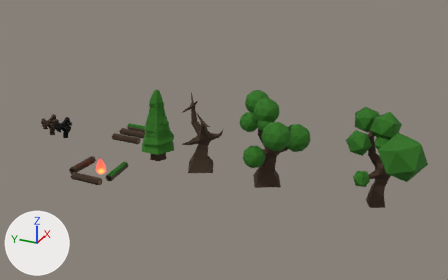
The Blender file Objects/Trees/Trees.blend: old version first, new version second.
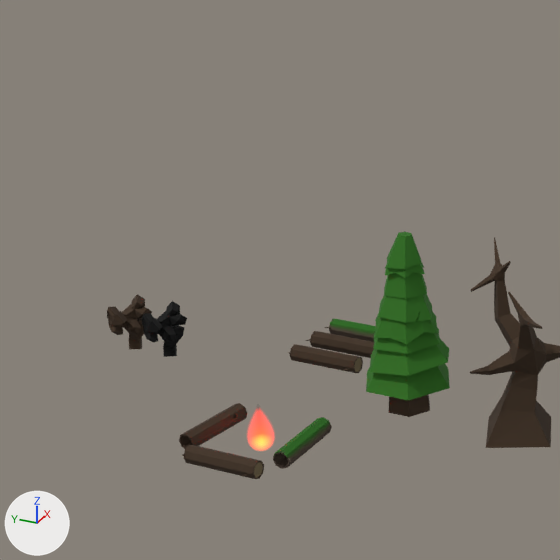
Each version appears first whole from a camera (50 mm lens) standing at (-52.9, -44.1, 30.0) and looking at (-0.6, -20.6, 3.8), and next in a close-up on the part from 0% to 48% of the width and 0% to 77% of the height. Arrows for +X, +Y and +Z are at lower left; the lights stay in place.
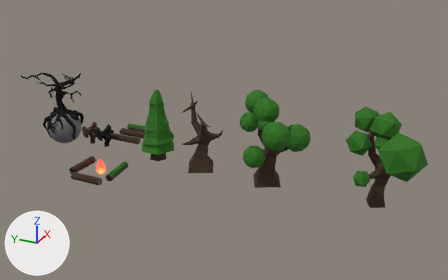
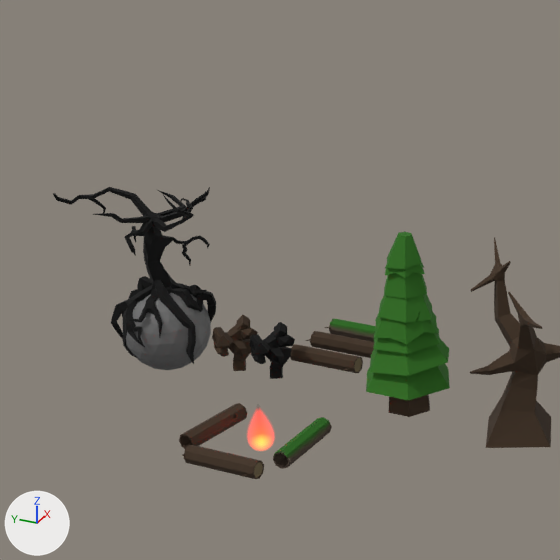
Location of each change, [x1, y1, x2, y2] in pixels of the close-ups (560 x 560 px):
'Cube.005', added: after [53, 187, 216, 364]
'Icosphere.014', added: after [126, 293, 211, 370]
'Cube.004', moved: before [142, 301, 187, 357]; after [250, 322, 295, 379]
'Cube.003', moved: before [107, 294, 152, 349]; after [212, 315, 258, 371]

Edits to the bpy script that builds the scene:
```text
Add mat_material_002:
    mat_material_002 = principled_material('Material.002')
    mat_material_002.base_color = (0.145, 0.145, 0.145)  # dark grey #6a6a6a
Add me_cube_005:
    me_cube_005.from_pydata(...)  # 2460 vertices, 2488 faces, 1 loose edge; spans x -2.23..3.05, y -2.57..3.5, z -3.39..4.53
    me_cube_005.materials.append(mat_wood_3)
Add me_icosphere_015:
    me_icosphere_015.from_pydata(...)  # 666 vertices, 1304 faces; spans x -1.0..1.0, y -1.0..1.0, z -1.0..1.0
    me_icosphere_015.materials.append(mat_material_002)  # dark grey #6a6a6a
Change ob_cube_003:
    ob_cube_003.location: (0.0, 1.94, 0.0) -> (0.0, -3.78, 0.0)
Change ob_cube_004:
    ob_cube_004.location: (0.0, 0.0, 0.0) -> (0.0, -5.71, 0.0)
Add ob_cube_005:
    ob_cube_005 = bpy.data.objects.new('Cube.005', me_cube_005)
    ob_cube_005.location = (0.0, 0.0, 3.49)
    ob_cube_005.rotation_euler = (0.0, 0.0, 0.968)  # degrees (0, 0, 55)
Add ob_icosphere_014:
    ob_icosphere_014 = bpy.data.objects.new('Icosphere.014', me_icosphere_015)
    ob_icosphere_014.location = (0.0, 0.0, 1.43)
    ob_icosphere_014.rotation_euler = (0.0, 0.0, 1.101)  # degrees (0, 0, 63)
    ob_icosphere_014.scale = (1.94, 1.94, 1.94)
```
